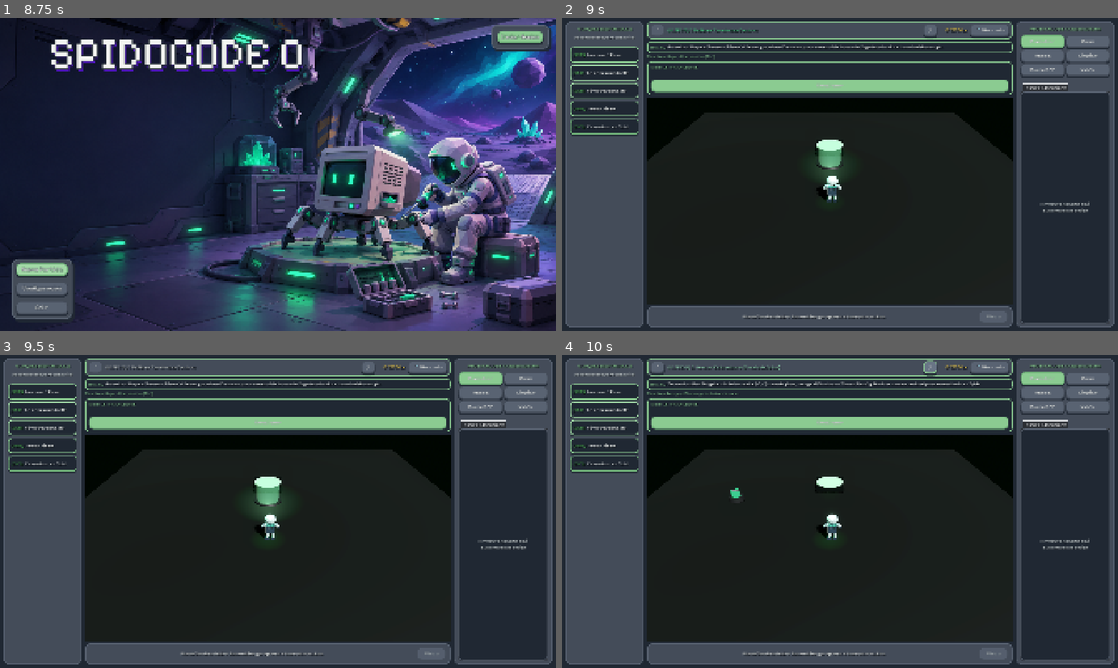
Above: before the commit, frames 1-4 (two rows, left to right).
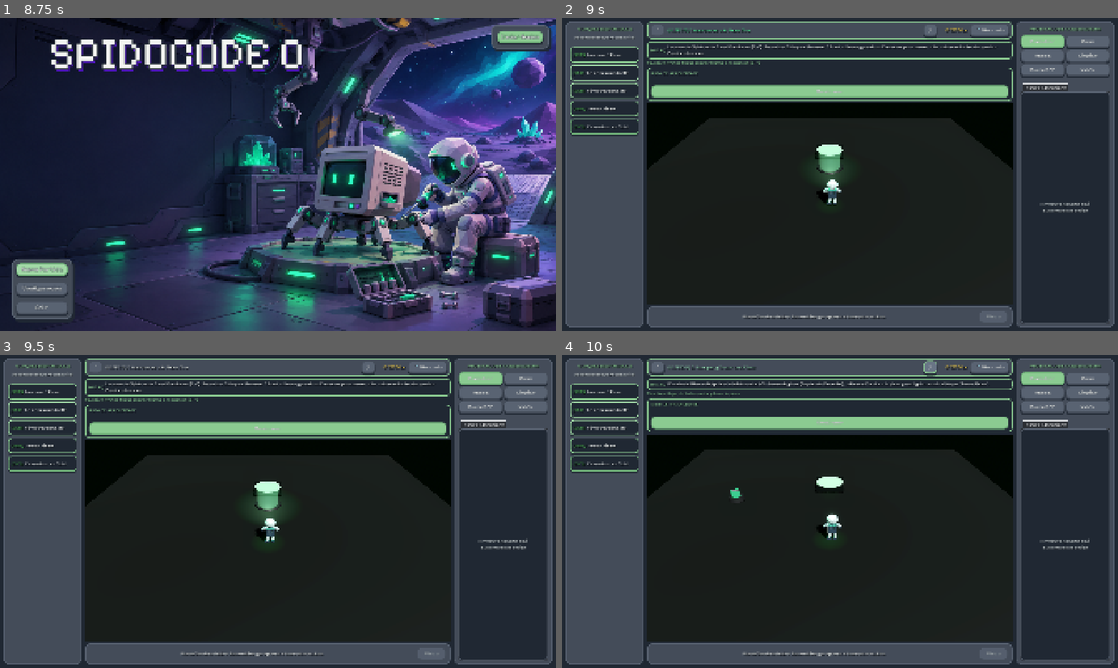
Above: after the commit, the same moments.

Repository: LeaGaj04/spido-code-0
Game: Godot game, scene res://escenas/menu_inicio.tscn
The game is run twice, just before and just after one commit, with the same random seed, the same clock (stepped at 60 frames per second) and the same inputs.
Inputs (mouse positions are in pixels of both pictures, inside the frame that each line leads up to):
- Up to frame 1 (8.75 s): click "Iniciar Sesión" at 0.5 s; click (278, 165) at 1.27 s; type "12" at 1.35 s; click (278, 177) at 1.5 s; type "12" at 1.58 s; click "Iniciar sesión" at 2 s; click "Iniciar sesión" at 2.75 s; click "¿Olvidaste tu contraseña?" at 3.5 s; click "Registrarse" at 4.25 s; click "Volver" at 5 s; click "Iniciar Sesión" at 5.75 s; click "¿Olvidaste tu contraseña?" at 6.5 s; click "Registrarse" at 7.25 s; click "Volver" at 8 s
- Up to frame 2 (9 s): click "Nueva Partida" at 8.75 s
- Up to frame 3 (9.5 s): no input
- Up to frame 4 (10 s): click ">" at 9.5 s

Frame 1 is identical in both runs. In frame 2, 7.4% of the frame differs, in the area x 15-82%, y 3-60%; in frame 3, 7.4%; in frame 4, 0.5%.

Commit message:
feat: progresion didactica paso a paso centrada en mesa fija, navegacion, transporte A a B y bucles

Diff:
--- a/scripts/controlador_principal.gd
+++ b/scripts/controlador_principal.gd
@@ -297,7 +297,10 @@
 		for a in todos_astros:
 			if a:
 				a.accion_fallida.connect(_on_accion_fallida)
-				a.pieza_recogida.connect(_on_pieza_recogida)
+				a.pieza_recogida.connect(func(nom):
+					_on_pieza_recogida(nom)
+					_verificar_hitos_sandbox()
+				)
 				a.pieza_ensamblada.connect(func(tipo):
 					_on_pieza_ensamblada(tipo)
 					_verificar_hitos_sandbox()
@@ -422,21 +425,21 @@
 				var pos_actual = Vector2i(mundo_3d.astronauta.grid_x, mundo_3d.astronauta.grid_z)
 				if pos_actual == hito.get("pos_baliza", Vector2i(0, -1)):
 					cumplido = true
-		"MONTAR_CHASIS":
+		"TOMAR_PIEZA":
+			if mundo_3d and mundo_3d.astronauta:
+				if is_instance_valid(mundo_3d.astronauta.pieza_en_mano):
+					cumplido = true
+		"ENSAMBLAR_EN_MESA":
 			if mundo_3d and mundo_3d.mesa_spid and "CHASIS" in mundo_3d.mesa_spid.etapas_completadas:
 				cumplido = true
-		"SUMINISTRO_RUEDAS":
+		"AUTOMATIZAR_BUCLE":
 			if mundo_3d and mundo_3d.mesa_spid and "RUEDAS" in mundo_3d.mesa_spid.etapas_completadas:
 				cumplido = true
 		"EQUIPO_CONCURRENTE":
 			if mundo_3d and mundo_3d.mesa_spid and "SENSOR" in mundo_3d.mesa_spid.etapas_completadas:
 				cumplido = true
-		"CADENA_AUTOMATIZADA":
-			if mundo_3d and mundo_3d.mesa_spid:
-				if "BRAZOS" in mundo_3d.mesa_spid.etapas_completadas and "BATERIA" in mundo_3d.mesa_spid.etapas_completadas:
-					cumplido = true
 		"DESPERTAR_SPIDO":
-			if mundo_3d and mundo_3d.mesa_spid and (mundo_3d.mesa_spid.diagnostico_ejecutado or mundo_3d.mesa_spid.etapas_completadas.size() >= 5):
+			if mundo_3d and mundo_3d.mesa_spid and (mundo_3d.mesa_spid.diagnostico_ejecutado or mundo_3d.mesa_spid.etapas_completadas.size() >= 3):
 				cumplido = true
 
 	if cumplido and indice_hito_actual not in hitos_completados:
--- a/scripts/hitos_sandbox.gd
+++ b/scripts/hitos_sandbox.gd
@@ -6,87 +6,77 @@
 		{
 			"id": 1,
 			"clave": "CALIBRACION",
-			"titulo": "1. Calibrar Terminal de Control",
-			"descripcion": "Arrastra bloques 'Avanzar 1 Paso' al lienzo y presiona Ejecutar para mover al Astronauta Ingeniero hasta el terminal de energía.",
-			"meta_texto": "Llega al terminal en (0, -1)",
+			"titulo": "1. Acercarse a la Mesa Fija",
+			"descripcion": "La mesa de Spido está fija al frente en (0, -2). Arrastra 3 bloques 'Avanzar 1 Paso' al lienzo y presiona Ejecutar para mover a tu astronauta hasta quedar frente a la mesa.",
+			"meta_texto": "Avanza hasta quedar frente a la mesa en (0, -1)",
 			"bloques_desbloqueados": ["AVANZAR"],
 			"cantidad_astronautas": 1,
 			"pos_baliza": Vector2i(0, -1),
 			"mostrar_baliza": true,
-			"piezas_necesarias": []
+			"piezas": []
 		},
 		{
 			"id": 2,
-			"clave": "MONTAR_CHASIS",
-			"titulo": "2. Montar Estructura (Chasis de Spido)",
-			"descripcion": "Terminal activo. Dirígete a la bahía oeste (-2, -1) usando giros, recoge el Chasis con 'Tomar Pieza' y llévalo a la mesa central para ensamblarlo en Spido.",
-			"meta_texto": "Recoge el Chasis y móntalo en la mesa",
+			"clave": "TOMAR_PIEZA",
+			"titulo": "2. Navegar y Tomar una Pieza",
+			"descripcion": "¡Excelente! Ahora dirígete a la bahía oeste (-3, -1) usando giros (Izquierda/Derecha), colócate frente a la pieza y recógela usando el bloque 'Tomar Pieza'.",
+			"meta_texto": "Llega a la bahía oeste y toma la pieza",
+			"bloques_desbloqueados": ["AVANZAR", "GIRAR_IZQ", "GIRAR_DER", "TOMAR_PIEZA"],
+			"cantidad_astronautas": 1,
+			"mostrar_baliza": false,
+			"piezas": [
+				{"tipo": "CHASIS", "celda": Vector2i(-3, -1)}
+			]
+		},
+		{
+			"id": 3,
+			"clave": "ENSAMBLAR_EN_MESA",
+			"titulo": "3. Transportar de Punto A a Punto B",
+			"descripcion": "Lleva la pieza desde la bahía (Punto A) de regreso a la mesa fija de Spido (Punto B) y úsala para montar el Chasis con el bloque 'Ensamblar'.",
+			"meta_texto": "Lleva la pieza a la mesa fija y ensámblala",
 			"bloques_desbloqueados": ["AVANZAR", "GIRAR_IZQ", "GIRAR_DER", "TOMAR_PIEZA", "ENSAMBLAR"],
 			"cantidad_astronautas": 1,
 			"mostrar_baliza": false,
 			"piezas": [
 				{"tipo": "CHASIS", "celda": Vector2i(-3, -1)}
-			],
-			"componente_objetivo": "CHASIS"
+			]
 		},
 		{
-			"id": 3,
-			"clave": "SUMINISTRO_RUEDAS",
-			"titulo": "3. Cadena de Sub-Ensamblaje & Mercado",
-			"descripcion": "¡El Mesón de Patas está activo en (-2, 0)! Lleva tornillos desde la bahía este (3, -1) al mesón para fabricar ruedas mecánicas, y ábrete paso al 'Mercado' arriba para contratar más operarios o comprar bloques.",
-			"meta_texto": "Fabrica o monta las Ruedas de Spido",
+			"id": 4,
+			"clave": "AUTOMATIZAR_BUCLE",
+			"titulo": "4. Automatización con Bucles (Loop)",
+			"descripcion": "Spido necesita sus Ruedas. Programa la ruta completa de ida y vuelta a la bahía este (3, -1) y activa 'Bucle: ON' para que el astronauta repita el viaje automáticamente.",
+			"meta_texto": "Activa Bucle: ON y monta las Ruedas",
 			"bloques_desbloqueados": ["AVANZAR", "AVANZAR_2", "GIRAR_IZQ", "GIRAR_DER", "TOMAR_PIEZA", "ENSAMBLAR"],
 			"cantidad_astronautas": 1,
 			"mostrar_baliza": false,
 			"piezas": [
-				{"tipo": "TORNILLO", "celda": Vector2i(3, -1)}
-			],
-			"componente_objetivo": "RUEDAS"
+				{"tipo": "RUEDAS", "celda": Vector2i(3, -1)}
+			]
 		},
 		{
-			"id": 4,
+			"id": 5,
 			"clave": "EQUIPO_CONCURRENTE",
-			"titulo": "4. Trabajo en Equipo (Desbloqueo Astro 2: Tracción)",
-			"descripcion": "¡Llega el Astronauta 2! Ahora tienes dos agentes en el hangar. Coordina a ambos: uno monta los Sensores ópticos y el otro apoya en la mesa.",
-			"meta_texto": "Monta el Sensor óptico de Spido",
+			"titulo": "5. Trabajo en Equipo Concurrente (2 Astronautas)",
+			"descripcion": "¡Llega el Astronauta 2! Ahora tienes dos operarios trabajando al mismo tiempo. Programa a ambos en paralelo para traer sensores y componentes a la mesa fija.",
+			"meta_texto": "Coordina a ambos astronautas hacia la mesa",
 			"bloques_desbloqueados": ["AVANZAR", "AVANZAR_2", "AVANZAR_3", "GIRAR_IZQ", "GIRAR_DER", "TOMAR_PIEZA", "ENSAMBLAR"],
 			"cantidad_astronautas": 2,
 			"pos_astronauta_2": Vector2i(0, 2),
-			"ori_astronauta_2": 0,
 			"mostrar_baliza": false,
 			"piezas": [
 				{"tipo": "SENSOR", "celda": Vector2i(-3, 0)}
-			],
-			"componente_objetivo": "SENSOR"
-		},
-		{
-			"id": 5,
-			"clave": "CADENA_AUTOMATIZADA",
-			"titulo": "5. Fábrica Coordinada (Astro 3, 4 y 5)",
-			"descripcion": "¡Todo el escuadrón operativo! Desbloquea a los 5 astronautas. Automatiza el montaje de los Brazos y el Núcleo de Batería trabajando en paralelo.",
-			"meta_texto": "Monta Brazos y Núcleo de Energía",
-			"bloques_desbloqueados": ["AVANZAR", "AVANZAR_2", "AVANZAR_3", "GIRAR_IZQ", "GIRAR_DER", "TOMAR_PIEZA", "ENSAMBLAR"],
-			"cantidad_astronautas": 5,
-			"pos_astronauta_3": Vector2i(-1, 2),
-			"pos_astronauta_4": Vector2i(1, 2),
-			"pos_astronauta_5": Vector2i(0, 2),
-			"mostrar_baliza": false,
-			"piezas": [
-				{"tipo": "BRAZOS", "celda": Vector2i(3, 0)},
-				{"tipo": "BATERIA", "celda": Vector2i(-3, 1)}
-			],
-			"componente_objetivo": "BATERIA"
+			]
 		},
 		{
 			"id": 6,
 			"clave": "DESPERTAR_SPIDO",
 			"titulo": "6. Despertar de Spido (Diagnóstico Final)",
-			"descripcion": "Todos los sistemas físicos de Spido están acoplados. Ejecuta 'DIAGNOSTICO' frente a la mesa para energizar el procesador y ver a Spido cobrar vida.",
+			"descripcion": "Todos los módulos están acoplados en la mesa fija. Coloca al astronauta frente a la mesa y corre el comando 'DIAGNOSTICO' para darle vida al robot.",
 			"meta_texto": "Ejecuta DIAGNOSTICO frente a Spido",
 			"bloques_desbloqueados": ["AVANZAR", "AVANZAR_2", "AVANZAR_3", "GIRAR_IZQ", "GIRAR_DER", "TOMAR_PIEZA", "ENSAMBLAR", "DIAGNOSTICO"],
-			"cantidad_astronautas": 5,
+			"cantidad_astronautas": 2,
 			"mostrar_baliza": false,
-			"piezas": [],
-			"componente_objetivo": "DIAGNOSTICO"
+			"piezas": []
 		}
 	]
Not shown, added: scripts/meson_subensamblaje.gd.uid
